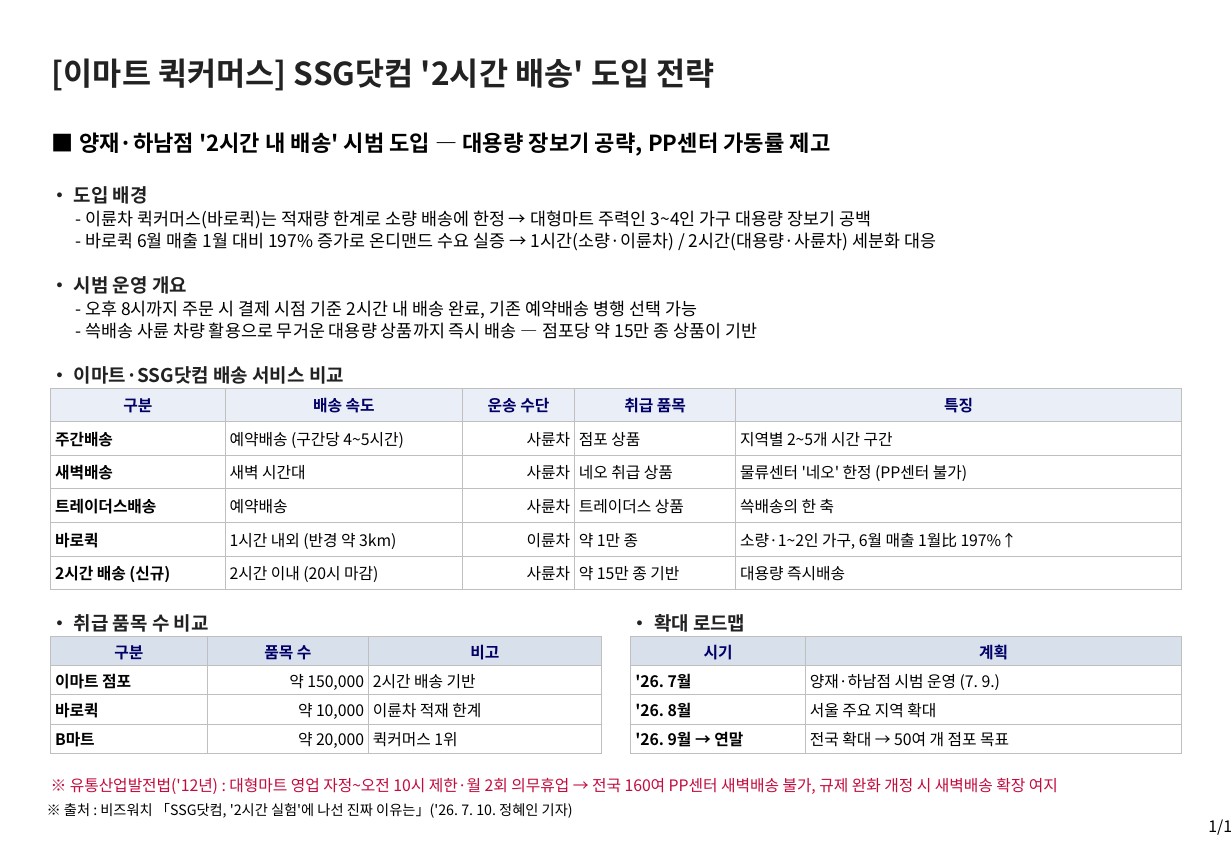
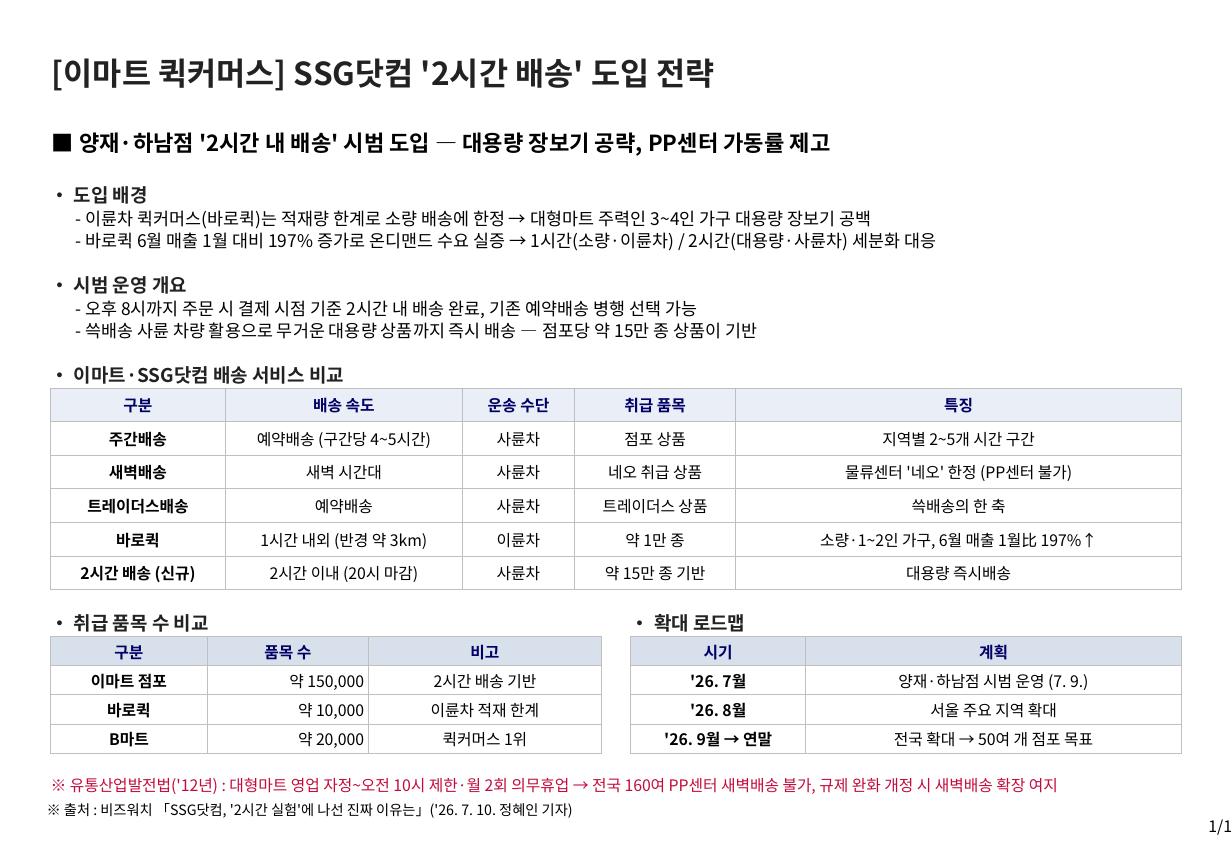
Before and after one commit to avoseed/web1, a slide deck: slide 1 of reports/ssg-quickcommerce-onepager.pptx. Drawn at 1232x853 pixels with LibreOffice and Linux fonts; fonts in the diff are those of the drawing. Boxes give left, top, right and bottom in pixels: in the first picture for what was removed or moved away, otherwise in the second. Text is boxed around its words. In the diff, an @@ line names an element or a change of style, - is before the commit and + after.

```diff
--- a/reports/ssg-quickcommerce-onepager.pptx
+++ b/reports/ssg-quickcommerce-onepager.pptx
@@ table at bbox=[50, 388, 1182, 589] @@
@@ alignment left to centre @@
@@ alignment right to centre @@
@@ table at bbox=[50, 637, 602, 753] @@
@@ alignment left to centre @@
@@ table at bbox=[631, 637, 1183, 753] @@
@@ alignment left to centre @@
```
Also in this commit, not shown: 6 other files.
